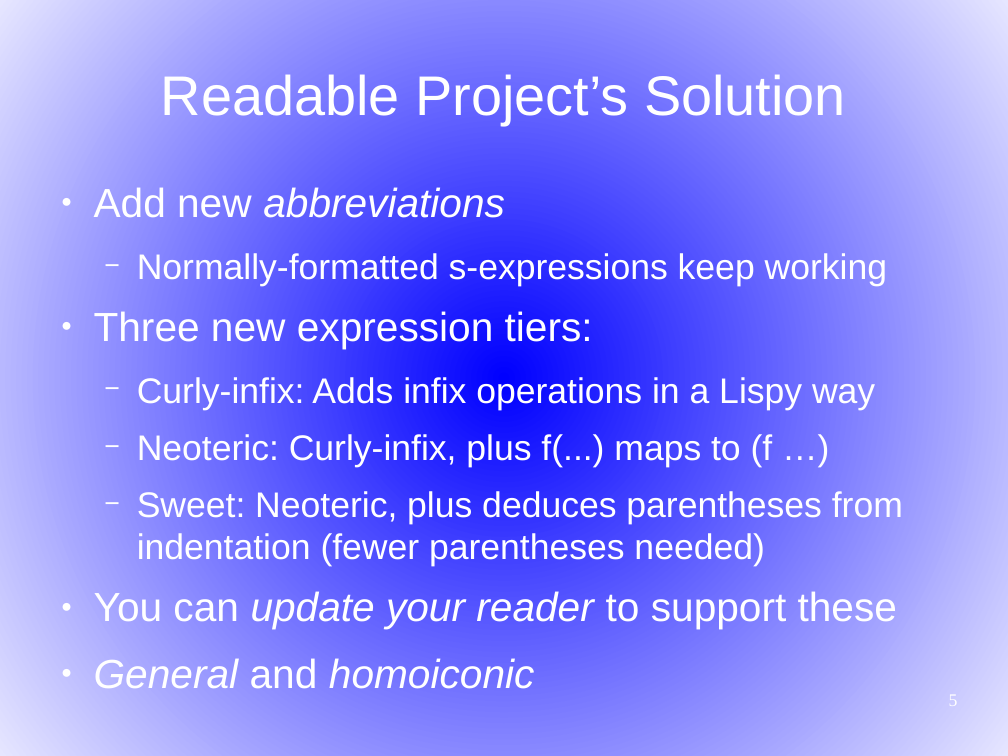
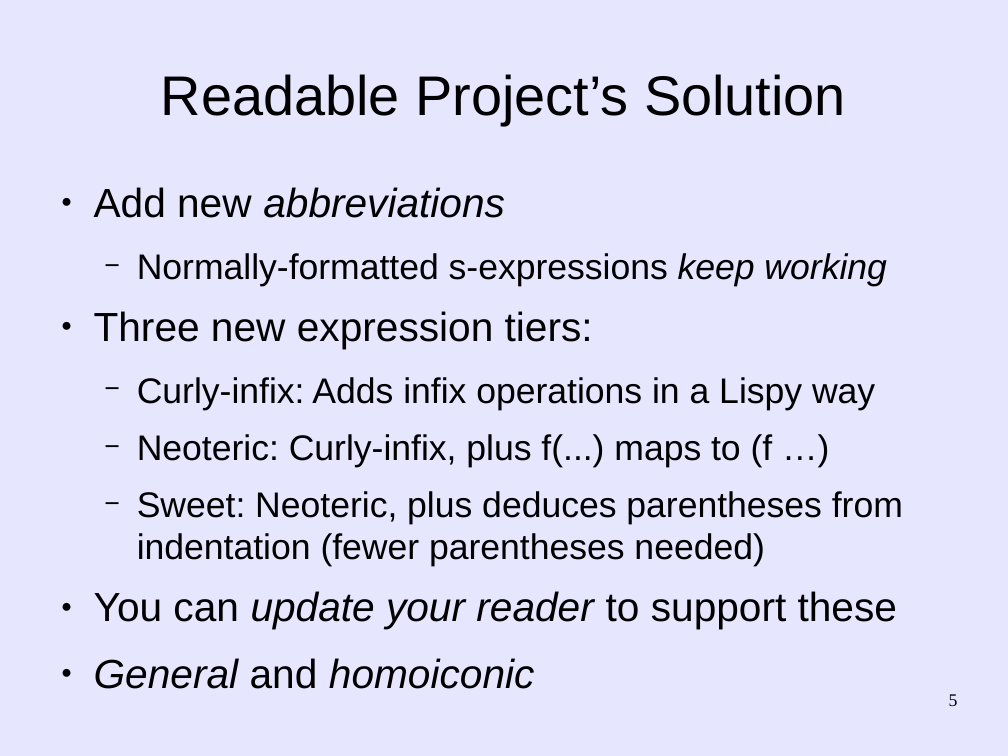
Before and after one commit to martin12333/Readable-Lisp-S-expressions, a slide deck: slide 5 of readable-s-expressions.odp. Drawn at 1008x756 pixels with LibreOffice and Linux fonts; fonts in the diff are those of the drawing. Boxes give left, top, right and bottom in pixels: in the first picture for what was removed or moved away, otherwise in the second. Text is boxed around its words. In the diff, an @@ line names an element or a change of style, - is before the commit and + after.

Commit message:
Update presentation - new (hopefully clearer) background, etc.
  - Change presentation color background to hopefully be easier to read.
    Alan Manuel Gloria reported that the orginal blue background gradient
    "seems to make the text a little hard to read; straight blue
    is dark to the human eye (nearer to black than white) but the
    background fades to white at the edges, and the fade is too linear."
    He also reported that the audio was low, I'm not sure I can fix that
    in the video.
  - Emphasized even more that these are new *abbreviations* -
    abbreviations are already in Lisp, and we're not preventing the
    use of traditional s-expressions,  so this hopefully will make the
    idea clearer.
  - Noted that neoteric- and sweet-expressions *are* technically a
    change in meaning... but not one that normally matters.

```diff
--- a/readable-s-expressions.odp
+++ b/readable-s-expressions.odp
@@ background gradient #0000FF to #E6E6FF to #E6E6FF @@
@@ title "Readable Project’s Solution" at box(161, 74, 846, 125): text colour #FFFFFF to #000000 @@
@@ text "Add new abbreviations" at box(94, 187, 903, 689): text colour #FFFFFF to #000000; italic on in "keep working"; bullet colour #FFFFFF to #000000 @@
@@ page number at box(949, 694, 958, 706): text colour #FFFFFF to #000000 @@
```
Also in this commit, not shown: 16 other slides changed.
